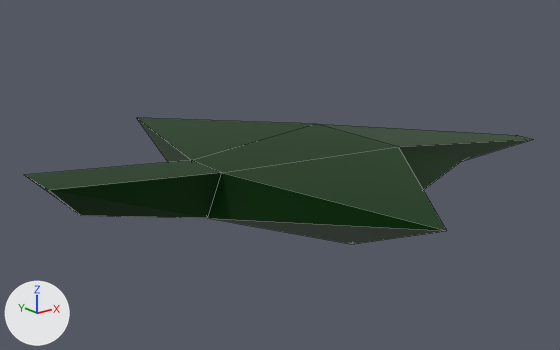
The Blender file Godot/Art/Ships/Friendly_Ship.blend, before and after one commit.
The view is the same before and after, from a 50 mm camera at (-0.239, -0.275, 0.128) aimed at (-0.003, 0.019, 0.01). Lighting does not change. The marker at lower left points along +X, +Y and +Z. Mesh edges are drawn as thin lines.

The scene before the commit, as lines of its bpy script (objects in view):
```python
me_cube_001 = bpy.data.meshes.new('Cube.001')
me_cube_001.from_pydata(...)  # 14 vertices, 17 faces; spans x -4.55..6.01, y -3.74..3.74, z -1.0..1.27
me_cube_001.materials.append(mat_ship)  # dark green #004501
ob_friendly_space_fighter = bpy.data.objects.new('Friendly Space Fighter', me_cube_001)
ob_friendly_space_fighter.location = (0.0, 0.0, 0.0)
ob_friendly_space_fighter.scale = (0.03, 0.03, 0.03)
```
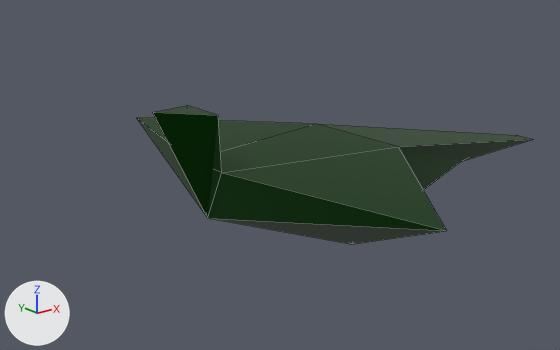
Where the newer file only moved an object's origin or applied its transform, the numbers keep the older frame.

Diff of the bpy script that builds the scene:
```diff
--- a/Godot/Art/Ships/Friendly_Ship.blend.py
+++ b/Godot/Art/Ships/Friendly_Ship.blend.py
@@ me_cube_001 @@
 me_cube_001.from_pydata(...)  # 14 vertices, 17 faces; spans x -4.55..6.01, y -3.74..3.74, z -1.0..1.27
 # used by ob_friendly_space_fighter; location = (0.0, 0.0, 0.0); scale = (0.03, 0.03, 0.03)
-me_cube_001.vertices[11].co = (-3.98, 0.0, 0.69)  # pixel (81, 215)
-me_cube_001.vertices[12].co = (-4.55, -0.4, 1.27)  # pixel (48, 190)
-me_cube_001.vertices[13].co = (-4.55, 0.4, 1.27)  # pixel (23, 174)
+# me_cube_001 part 1
+me_cube_001.vertices[11].co = (-2.84, 0.0, 1.93)  # pixel (152, 112)
+me_cube_001.vertices[12].co = (-2.04, -0.4, 1.85)  # pixel (218, 115)
+me_cube_001.vertices[13].co = (-2.04, 0.4, 1.85)  # pixel (187, 105)
 me_cube_001.materials.append(mat_ship)
```

Pixel boxes [x1, y1, x2, y2] of what changed, in the pictures (560 x 350 px; the box of a moved part takes in the faces that stretch with it):
'Friendly Space Fighter', reshaped (22% narrower, 10% taller)
    before: [25, 118, 533, 244]
    after: [137, 105, 533, 244]
part 1 of me_cube_001, moved or reshaped
    before: [25, 160, 222, 218]
    after: [153, 105, 222, 218]
